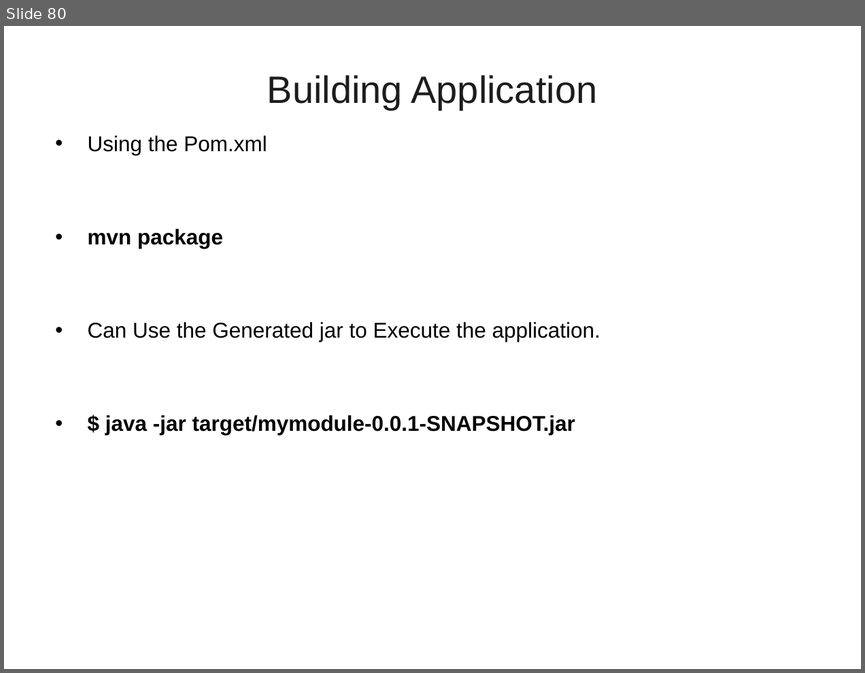
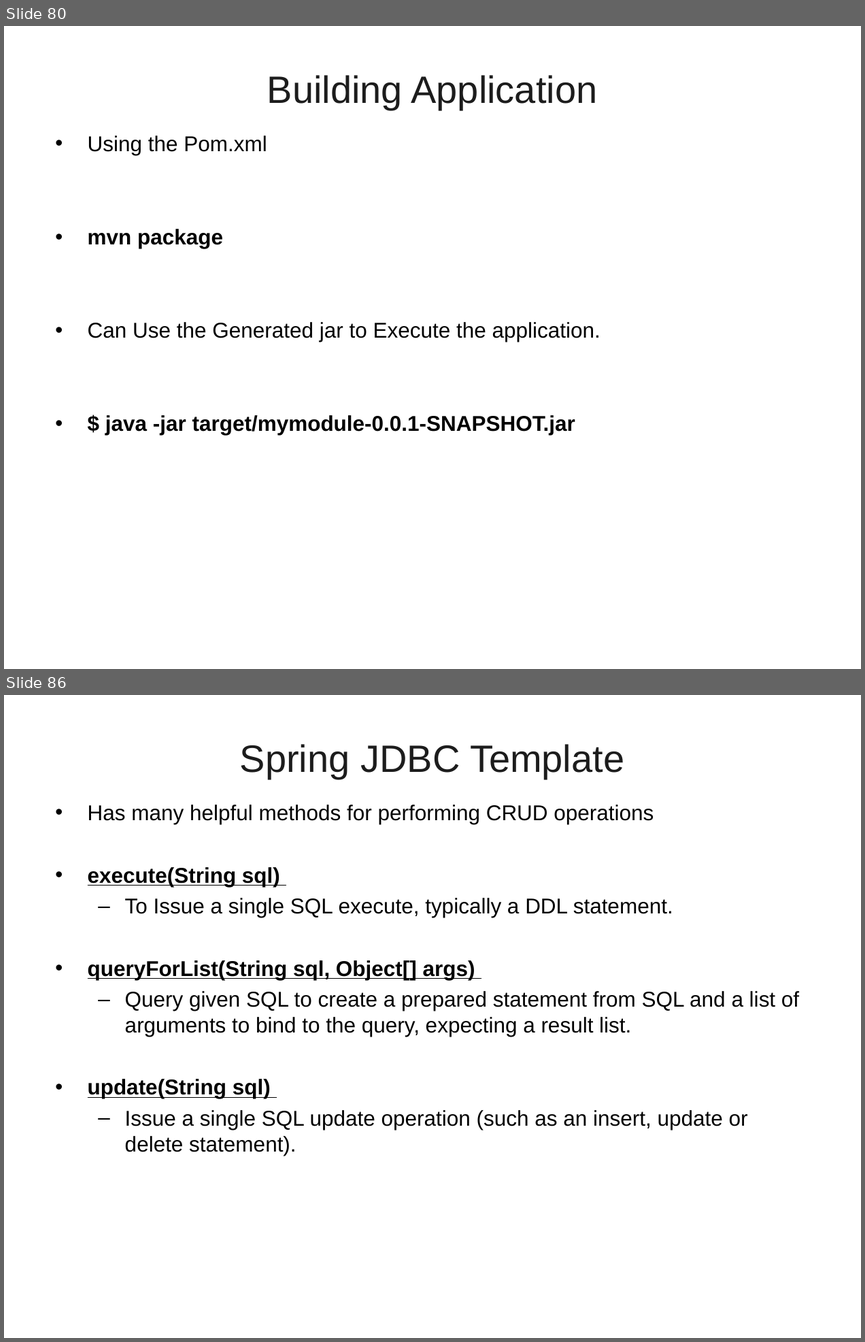
Before and after one commit to vatsanTraining/corejava, a slide deck: SpringBoot_Module1.ppt. Shown one above the other, each under a label of ours: slide 80 before the commit, slides 80 and 86 after it; the slides between them are not shown. The pictures are 865x673 and 865x1342 pixels, drawn with LibreOffice and Linux fonts; fonts in the diff are those of the drawing; background and template pictures are left out. Boxes give left, top, right and bottom in pixels: in the first picture for what was removed or moved away, otherwise in the second. Text is boxed around its words. In the diff, an @@ line names an element or a change of style, - is before the commit and + after.

Commit message:
Update JDBC

```diff
--- a/SpringBoot_Module1.ppt
+++ b/SpringBoot_Module1.ppt
@@ slide 86 added at box(4, 695, 861, 1338), background picture (left out) @@
@@ title added at box(240, 744, 624, 779), 32 pt, text #1C1C1C @@
+Spring JDBC Template
@@ text added at box(88, 804, 799, 1155), 18 pt, text #000000 @@
+• Has many helpful methods for performing CRUD operations
+• execute(String sql)
+  – To Issue a single SQL execute, typically a DDL statement.
+• queryForList(String sql, Object[] args)
+  – Query given SQL to create a prepared statement from SQL and a list of arguments to bind to the query, expecting a result list.
+• update(String sql)
+  – Issue a single SQL update operation (such as an insert, update or delete statement).
```
Also in this commit, not shown: 16 other slides added.
